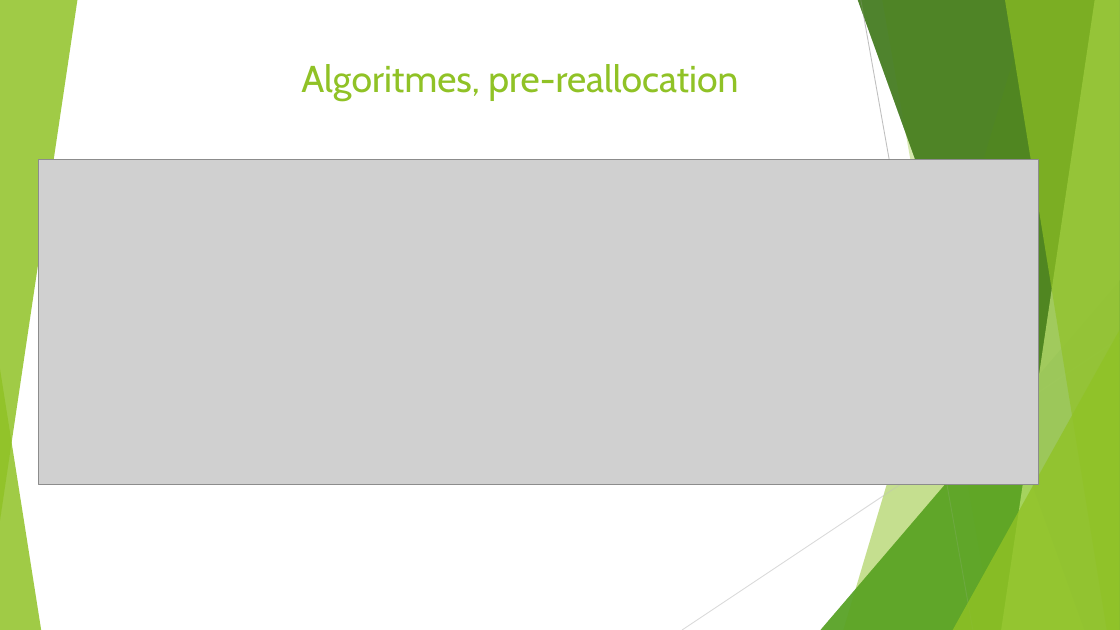
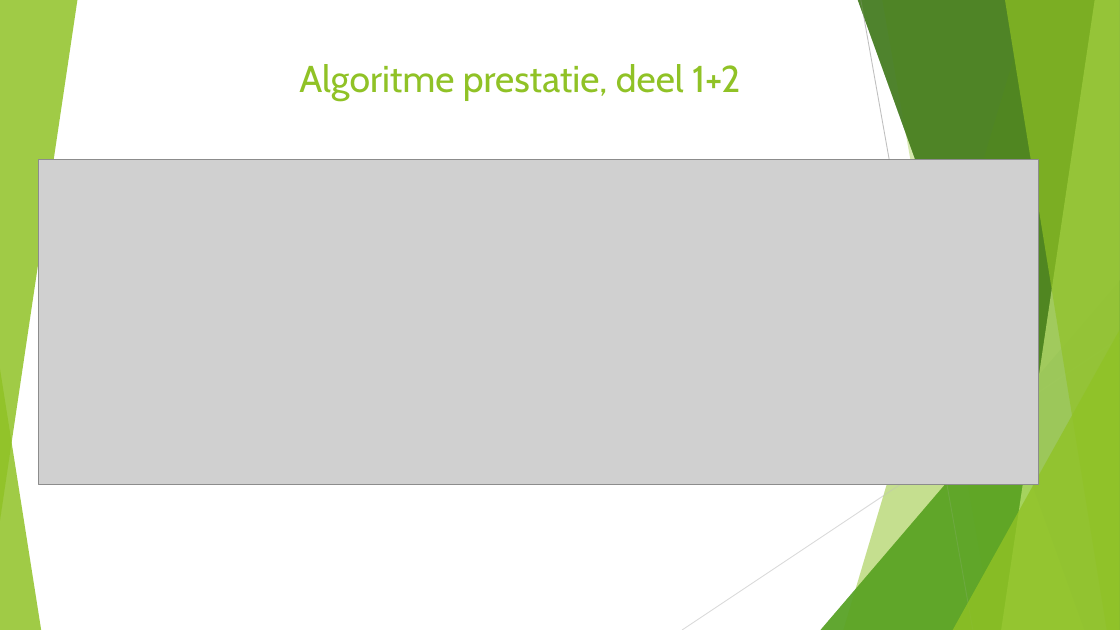
Before and after one commit to JSMR-heuristics/JSMR, a slide deck: slide 10 of EndPres.pptx. Drawn at 1120x630 pixels with LibreOffice and Linux fonts; fonts in the diff are those of the drawing; grey boxes stand for pictures. Boxes give left, top, right and bottom in pixels: in the first picture for what was removed or moved away, otherwise in the second. Text is boxed around its words. In the diff, an @@ line names an element or a change of style, - is before the commit and + after.

```diff
--- a/EndPres.pptx
+++ b/EndPres.pptx
@@ title at bbox=[299, 64, 740, 100]: text changed @@
-Algoritmes, pre-reallocation
+Algoritme prestatie, deel 1+2
```
Also in this commit, not shown: 9 other slides changed, 1 slide added, 1 slide removed.
